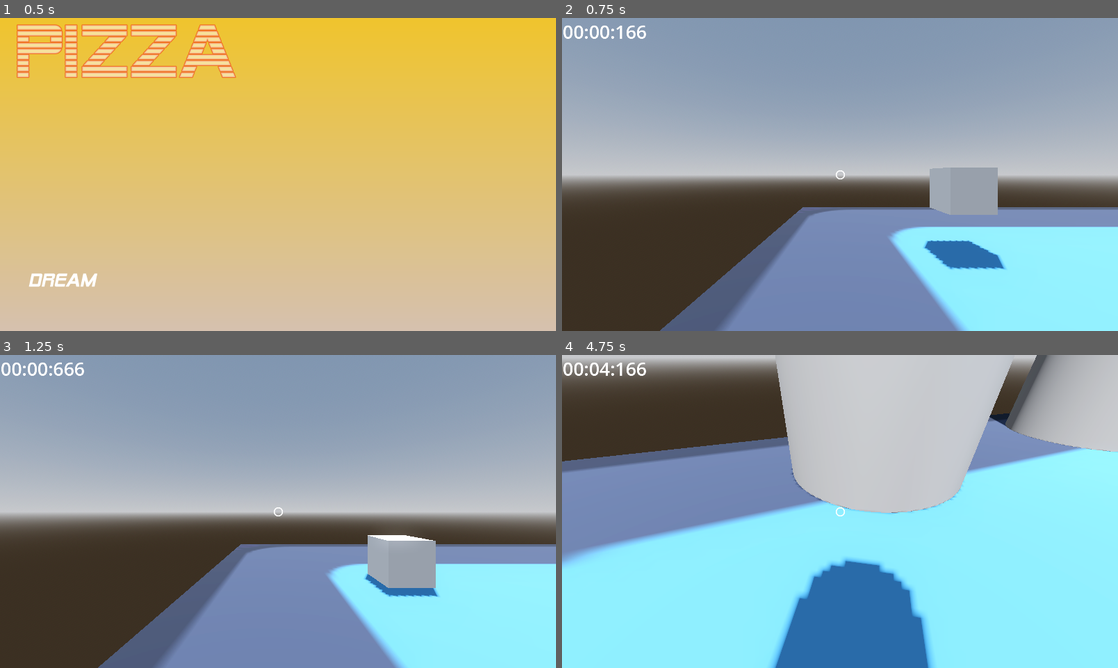
Above: before the commit, frames 1-4 (two rows, left to right).
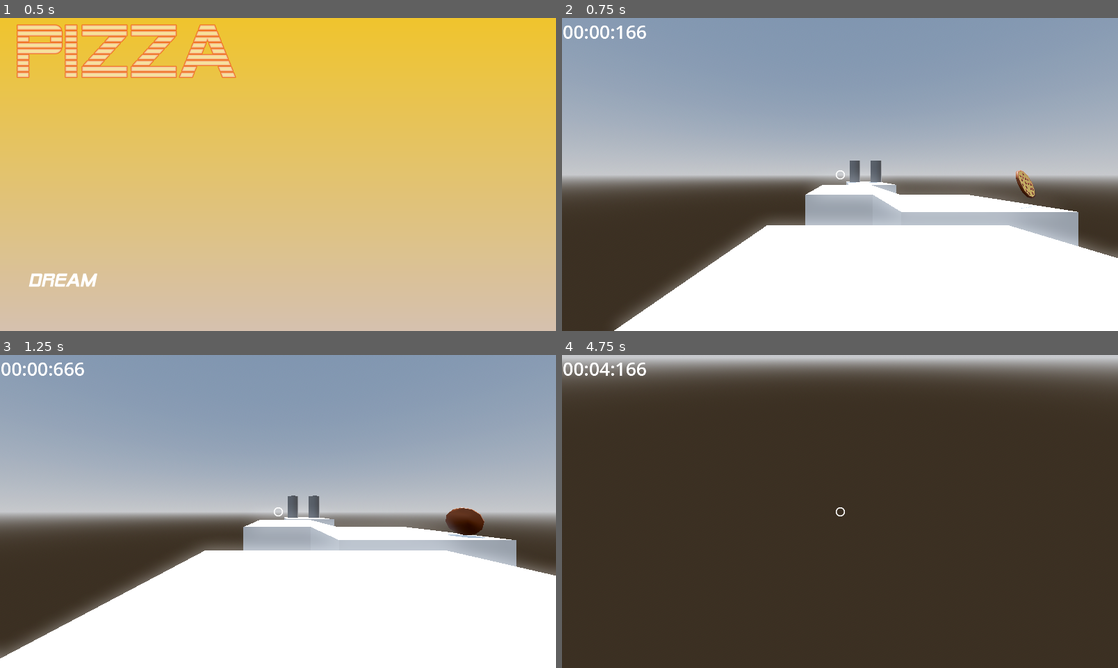
Above: after the commit, the same moments.

Repository: MattCharles/Dreams
Game: Godot game, scene res://Scenes/menu.tscn
Same seed, same stepped clock (60 frames per second), same inputs: the game is played once before the commit and once after it. The engine's default icon, where the game draws it, is replaced by a stand-in: a white triangle on a blue panel in a dark square.
Inputs (mouse positions are in pixels of both pictures, inside the frame that each line leads up to):
- Up to frame 1 (0.5 s): no input
- Up to frame 2 (0.75 s): click "Dream" at 0.5 s
- Up to frame 3 (1.25 s): no input
- Up to frame 4 (4.75 s): move the mouse to (962, 495) at 1.27 s; hold D (right) 1.28-2.03 s; click (962, 495) at 1.42 s; tap Space (jump) at 1.52, 2.27, 3.77, 4.52 s; move the mouse to (812, 511) at 2.02 s; hold W (forward) from 2.03 s (still down); move the mouse to (851, 505) at 2.77 s; move the mouse to (834, 517) at 3.52 s; click (834, 517) at 3.67 s; move the mouse to (878, 514) at 4.27 s

Frame 1 is identical in both runs. In frame 2, 34% of the frame differs, in the area x 9-100%, y 45-100%; in frame 3, 37%; in frame 4, 86%, in the area x 0-100%, y 0-100%.

Commit message:
Matt test level with player and pizza respawn

Diff:
--- a/Assets/pizza/spinningpizza.tscn
+++ b/Assets/pizza/spinningpizza.tscn
@@ -76,3 +76,4 @@
 
 [node name="barrel" parent="." instance=ExtResource("2_4u74p")]
 transform = Transform3D(1, 0, 0, 0, 1, 0, 0, 0, 1, -2.4725, 0, 0.120395)
+visible = false
--- /dev/null
+++ b/Scenes/matttest.tscn
@@ -0,0 +1,134 @@
+[gd_scene load_steps=12 format=3 uid="uid://blpr8kc3qthqn"]
+
+[ext_resource type="Script" path="res://Scenes/test.gd" id="1_kxx5o"]
+[ext_resource type="PackedScene" uid="uid://chkkys4p7l1vq" path="res://Scenes/Player.tscn" id="3_ll6y3"]
+[ext_resource type="PackedScene" uid="uid://kvdu4itnqh2e" path="res://Assets/pizza/spinningpizza.tscn" id="4_kcjbq"]
+[ext_resource type="PackedScene" uid="uid://d4ama7j4hhi68" path="res://Scenes/finish_line.tscn" id="6_mxuol"]
+[ext_resource type="PackedScene" uid="uid://bsmww825t258y" path="res://Scenes/HUD.tscn" id="7_i87bt"]
+
+[sub_resource type="ProceduralSkyMaterial" id="ProceduralSkyMaterial_7rkdn"]
+sky_horizon_color = Color(0.64625, 0.65575, 0.67075, 1)
+ground_horizon_color = Color(0.64625, 0.65575, 0.67075, 1)
+
+[sub_resource type="Sky" id="Sky_fdi5v"]
+sky_material = SubResource("ProceduralSkyMaterial_7rkdn")
+
+[sub_resource type="Environment" id="Environment_rrpnd"]
+background_mode = 2
+sky = SubResource("Sky_fdi5v")
+tonemap_mode = 2
+glow_enabled = true
+
+[sub_resource type="BoxShape3D" id="BoxShape3D_vkfeq"]
+
+[sub_resource type="StandardMaterial3D" id="StandardMaterial3D_o74l8"]
+
+[sub_resource type="BoxMesh" id="BoxMesh_34iys"]
+lightmap_size_hint = Vector2i(14, 21)
+material = SubResource("StandardMaterial3D_o74l8")
+size = Vector3(10, 10, 10)
+
+[node name="Node3D" type="Node3D"]
+script = ExtResource("1_kxx5o")
+
+[node name="WorldEnvironment" type="WorldEnvironment" parent="."]
+environment = SubResource("Environment_rrpnd")
+
+[node name="DirectionalLight3D" type="DirectionalLight3D" parent="."]
+transform = Transform3D(-0.866025, -0.433013, 0.25, 0, 0.5, 0.866025, -0.5, 0.75, -0.433013, 0, 0, 0)
+shadow_enabled = true
+
+[node name="box" type="RigidBody3D" parent="."]
+transform = Transform3D(1, 0, 0, 0, 1, 0, 0, 0, 1, -6.18249, -5.60137, 9.64117)
+gravity_scale = 0.0
+freeze = true
+
+[node name="CollisionShape3D" type="CollisionShape3D" parent="box"]
+transform = Transform3D(10, 0, 0, 0, 10, 0, 0, 0, 10, 0, 0, 0)
+shape = SubResource("BoxShape3D_vkfeq")
+
+[node name="MeshInstance3D2" type="MeshInstance3D" parent="box"]
+mesh = SubResource("BoxMesh_34iys")
+skeleton = NodePath("../..")
+
+[node name="box3" type="RigidBody3D" parent="."]
+transform = Transform3D(1, 0, 0, 0, 1, 0, 0, 0, 1, 0.288374, -5.60137, -3.37475)
+gravity_scale = 0.0
+freeze = true
+
+[node name="CollisionShape3D" type="CollisionShape3D" parent="box3"]
+transform = Transform3D(10, 0, 0, 0, 10, 0, 0, 0, 10, 0, 0, 0)
+shape = SubResource("BoxShape3D_vkfeq")
+
+[node name="MeshInstance3D2" type="MeshInstance3D" parent="box3"]
+mesh = SubResource("BoxMesh_34iys")
+skeleton = NodePath("../..")
+
+[node name="box4" type="RigidBody3D" parent="."]
+transform = Transform3D(1, 0, 0, 0, 1, 0, 0, 0, 1, -6.84572, -5.60137, -13.3363)
+gravity_scale = 0.0
+freeze = true
+
+[node name="CollisionShape3D" type="CollisionShape3D" parent="box4"]
+transform = Transform3D(10, 0, 0, 0, 10, 0, 0, 0, 10, 0, 0, 0)
+shape = SubResource("BoxShape3D_vkfeq")
+
+[node name="MeshInstance3D2" type="MeshInstance3D" parent="box4"]
+mesh = SubResource("BoxMesh_34iys")
+skeleton = NodePath("../..")
+
+[node name="box7" type="RigidBody3D" parent="."]
+transform = Transform3D(1, 0, 0, 0, 1, 0, 0, 0, 1, -6.84572, -5.60137, -23.9303)
+gravity_scale = 0.0
+freeze = true
+
+[node name="CollisionShape3D" type="CollisionShape3D" parent="box7"]
+transform = Transform3D(10, 0, 0, 0, 10, 0, 0, 0, 10, 0, 0, 0)
+shape = SubResource("BoxShape3D_vkfeq")
+
+[node name="MeshInstance3D2" type="MeshInstance3D" parent="box7"]
+mesh = SubResource("BoxMesh_34iys")
+skeleton = NodePath("../..")
+
+[node name="box5" type="RigidBody3D" parent="."]
+transform = Transform3D(1, 0, 0, 0, 1, 0, 0, 0, 1, -1.36806, -5.60137, -34.5146)
+gravity_scale = 0.0
+freeze = true
+
+[node name="CollisionShape3D" type="CollisionShape3D" parent="box5"]
+transform = Transform3D(10, 0, 0, 0, 10, 0, 0, 0, 10, 0, 0, 0)
+shape = SubResource("BoxShape3D_vkfeq")
+
+[node name="MeshInstance3D2" type="MeshInstance3D" parent="box5"]
+mesh = SubResource("BoxMesh_34iys")
+skeleton = NodePath("../..")
+
+[node name="box6" type="RigidBody3D" parent="."]
+transform = Transform3D(1, 0, 0, 0, 1, 0, 0, 0, 1, -1.36806, -5.60137, -44.4705)
+gravity_scale = 0.0
+freeze = true
+
+[node name="CollisionShape3D" type="CollisionShape3D" parent="box6"]
+transform = Transform3D(10, 0, 0, 0, 10, 0, 0, 0, 10, 0, 0, 0)
+shape = SubResource("BoxShape3D_vkfeq")
+
+[node name="MeshInstance3D2" type="MeshInstance3D" parent="box6"]
+mesh = SubResource("BoxMesh_34iys")
+skeleton = NodePath("../..")
+
+[node name="Player" parent="." instance=ExtResource("3_ll6y3")]
+transform = Transform3D(1, 0, 0, 0, 1, 0, 0, 0, 1, -8.14442, 0, 13.0873)
+
+[node name="PizzaSpawn" type="Node3D" parent="."]
+transform = Transform3D(1, 0, 0, 0, 1, 0, 0, 0, 1, 2.19893, 1.8541, -0.0998753)
+
+[node name="SpinningPizza" parent="." instance=ExtResource("4_kcjbq")]
+transform = Transform3D(1, 0, 0, 0, 1, 0, 0, 0, 1, 4.39247, 0, -0.653124)
+
+[node name="FinishLine" parent="." instance=ExtResource("6_mxuol")]
+transform = Transform3D(3, 0, 0, 0, 3, 0, 0, 0, 3, -1.08098, 2.40726, -44.3743)
+
+[node name="HUD" parent="." instance=ExtResource("7_i87bt")]
+
+[node name="PlayerSpawn" type="Node3D" parent="."]
+transform = Transform3D(1, 0, 0, 0, 1, 0, 0, 0, 1, -8.12073, 0.655181, 13.5395)
--- a/Scenes/test.gd
+++ b/Scenes/test.gd
@@ -1,11 +1,17 @@
 extends Node3D
 
+@onready var player := $Player
+@onready var player_spawn := $PlayerSpawn
 
-# Called when the node enters the scene tree for the first time.
+@onready var pizza := $SpinningPizza/RigidBody3D
+@onready var pizza_spawn := $PizzaSpawn
+
 func _ready():
-	get_viewport().set_physics_object_picking(true) # Replace with function body.
+	get_viewport().set_physics_object_picking(true)
 
-
-# Called every frame. 'delta' is the elapsed time since the previous frame.
 func _process(delta):
-	pass
+	if player.position.y < -10:
+		player.respawn(player_spawn.position)
+	if pizza.position.y < -10:
+		pizza.position = pizza_spawn.position
+		pizza.linear_velocity = Vector3.ZERO
--- a/Scripts/main-menu.gd
+++ b/Scripts/main-menu.gd
@@ -87,7 +87,7 @@
 	quit_button_tween.tween_property(quit_button, "modulate", Color(1, 1, 1, 1), 1).set_ease(Tween.EASE_IN)
 
 func _on_start_pressed():
-	get_tree().change_scene_to_file("res://Scenes/test.tscn")
+	get_tree().change_scene_to_file("res://Scenes/matttest.tscn")
 
 func _on_options_pressed():
 	print("Ain't no options mang")
--- a/Scripts/player.gd
+++ b/Scripts/player.gd
@@ -14,8 +14,6 @@
 @onready var hand = $Neck/Camera3D/Hand
 @onready var joint = $Neck/Camera3D/Generic6DOFJoint3D
 @onready var staticBody = $Neck/Camera3D/StaticBody3D
-
-
 
 var picked_object
 var pull_power = 7
@@ -90,14 +88,13 @@
 		velocity.x = move_toward(velocity.x, 0, SPEED)
 		velocity.z = move_toward(velocity.z, 0, SPEED)
 
-
-
-
-
-
 	if picked_object != null:
 		var a = picked_object.global_transform.origin
 		var b = hand.global_transform.origin
 		picked_object.set_linear_velocity((b-a)*pull_power)
 
 	move_and_slide()
+
+func respawn(spawn_point:Vector3):
+	velocity = Vector3.ZERO
+	position = spawn_point
Not shown: 1 places in Scenes/HUD.tscn that only renumber resources
Not shown: 1 places in Scenes/test.tscn that only renumber resources
